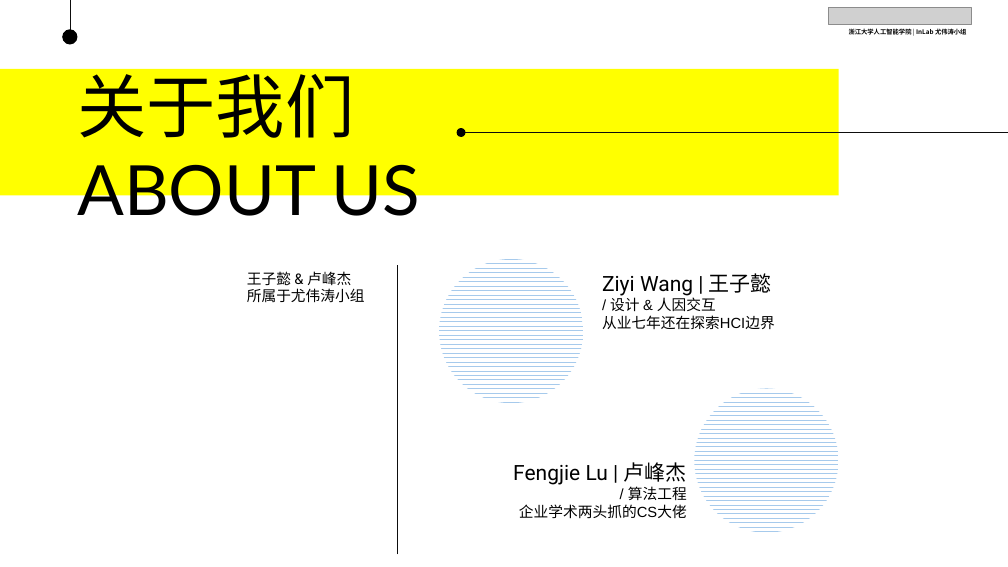
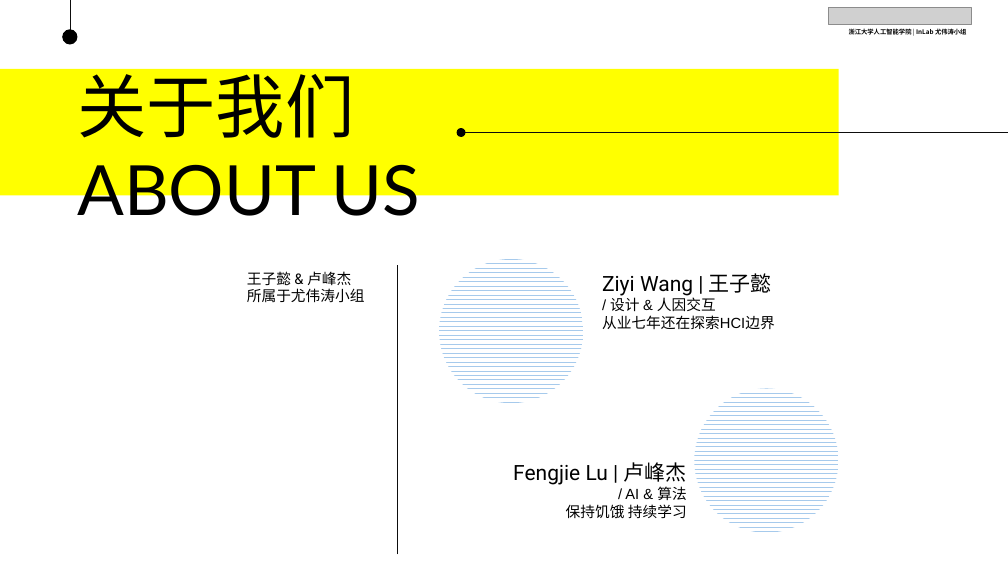
Before and after one commit to ZYW507/WittLab-Pre-Template, a slide deck: slide 2 of template/Showreel展示文稿模板.pptx. Drawn at 1008x567 pixels with LibreOffice and Linux fonts; fonts in the diff are those of the drawing; grey boxes stand for pictures. Boxes give left, top, right and bottom in pixels: in the first picture for what was removed or moved away, otherwise in the second. Text is boxed around its words. In the diff, an @@ line names an element or a change of style, - is before the commit and + after.

```diff
--- a/template/Showreel展示文稿模板.pptx
+++ b/template/Showreel展示文稿模板.pptx
@@ text at [566,486,687,518]: text changed @@
-/ 算法工程
-企业学术两头抓的CS大佬
+/ AI & 算法
+保持饥饿 持续学习
```
Also in this commit, not shown: 1 other slide changed.
